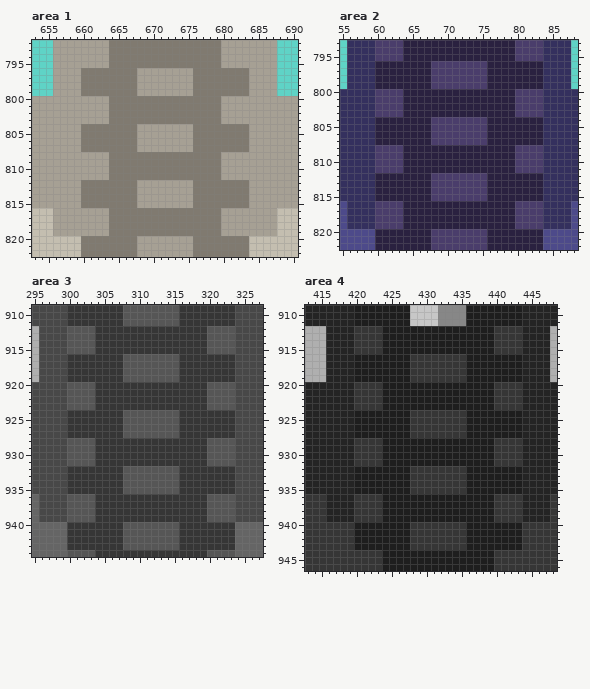
Pixel-art file, stored at tools/art/creatures/humoth/humoth_folha.aseprite. The first picture shows the starting point.
984x1104 pixels, 1 frame. Colours within 5 levels of each other are drawn and written as one. Shown: area 1: x 653..690, y 792..822; area 2: x 55..88, y 793..822; area 3: x 295..327, y 909..944; area 4: x 413..448, y 909..946. The commit also changed other parts of the picture, which this record leaves out.
Once edited:
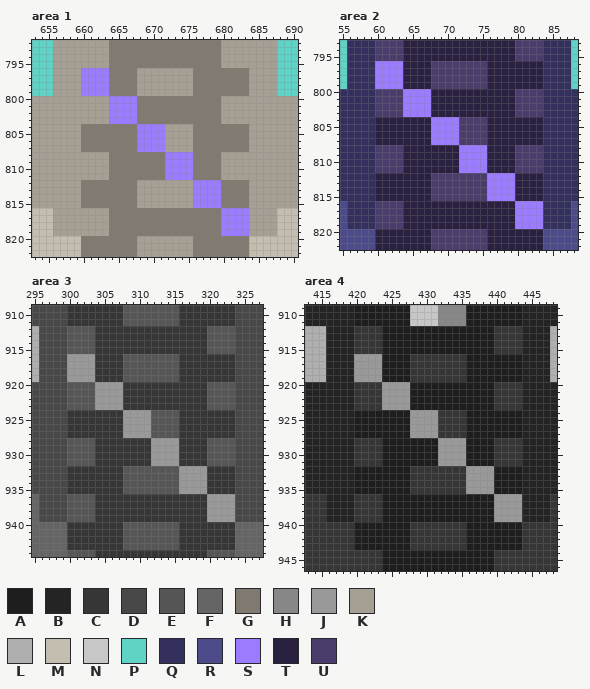
Palette (. is transparent): A #1e1e1e  B #242424  C #363636  D #484848  E #565656  F #656565  G #807a70  H #878787  J #999999  K #a6a094  L #afafaf  M #c4beb0  N #c7c7c7  P #5fd3c6  Q #34305e  R #4d4a8a  S #9b7bff  T #2a2140  U #4a3d6b
The edit:
Area 1:
y 796..799: x 660..663 GGGG -> SSSS
y 800..803: x 664..667 GGGG -> SSSS
y 804..807: x 668..671 KKKK -> SSSS
y 808..811: x 672..675 GGGG -> SSSS
y 812..815: x 676..679 GGGG -> SSSS
y 816..819: x 680..683 KKKK -> SSSS
Area 2:
y 796..799: x 60..63 TTTT -> SSSS
y 800..803: x 64..67 TTTT -> SSSS
y 804..807: x 68..71 UUUU -> SSSS
y 808..811: x 72..75 TTTT -> SSSS
y 812..815: x 76..79 TTTT -> SSSS
y 816..819: x 80..83 UUUU -> SSSS
Area 3:
y 916..919: x 300..303 CCCC -> JJJJ
y 920..923: x 304..307 CCCC -> JJJJ
y 924..927: x 308..311 EEEE -> JJJJ
y 928..931: x 312..315 CCCC -> JJJJ
y 932..935: x 316..319 CCCC -> JJJJ
y 936..939: x 320..323 EEEE -> JJJJ
Area 4:
y 916..919: x 420..423 AAAA -> JJJJ
y 920..923: x 424..427 AAAA -> JJJJ
y 924..927: x 428..431 CCCC -> JJJJ
y 928..931: x 432..435 AAAA -> JJJJ
y 932..935: x 436..439 AAAA -> JJJJ
y 936..939: x 440..443 CCCC -> JJJJ
Boxes around the changes in both pictures, in picture pixels (x1, y1, x2, y2):
changed: (81, 68, 249, 236)
changed: (375, 61, 543, 229)
changed: (67, 354, 235, 522)
changed: (354, 354, 522, 522)
